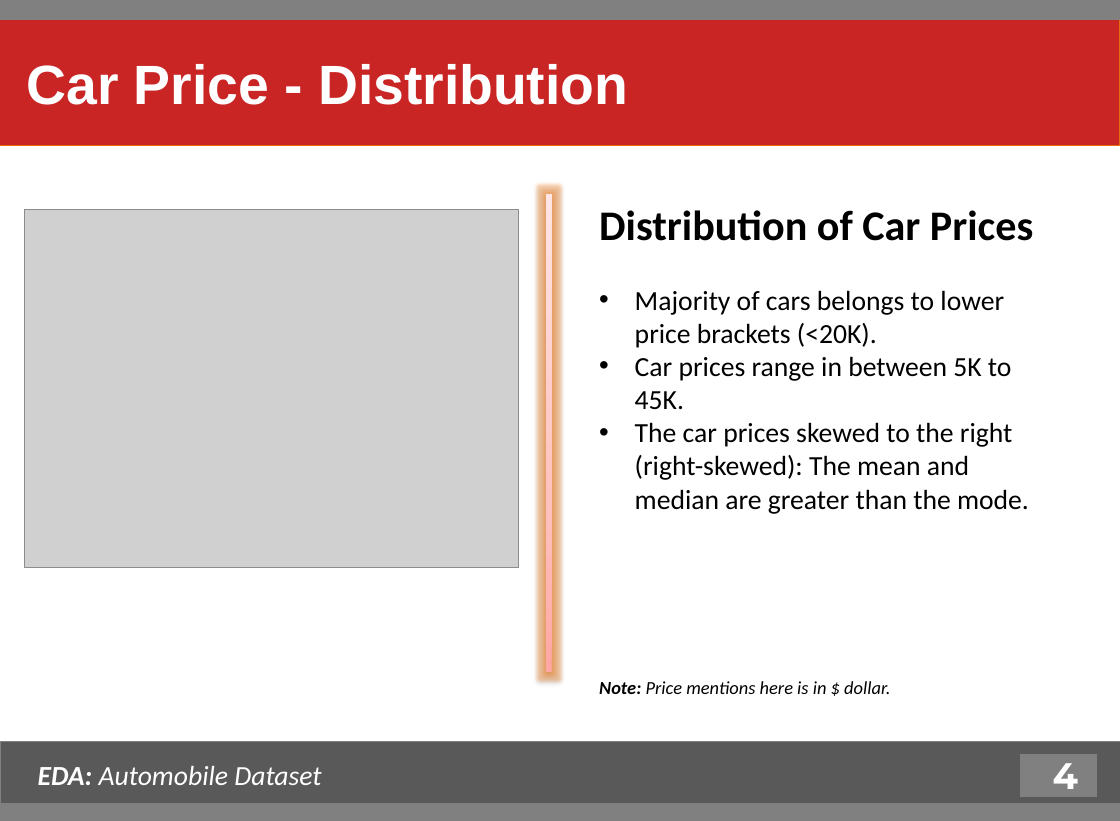
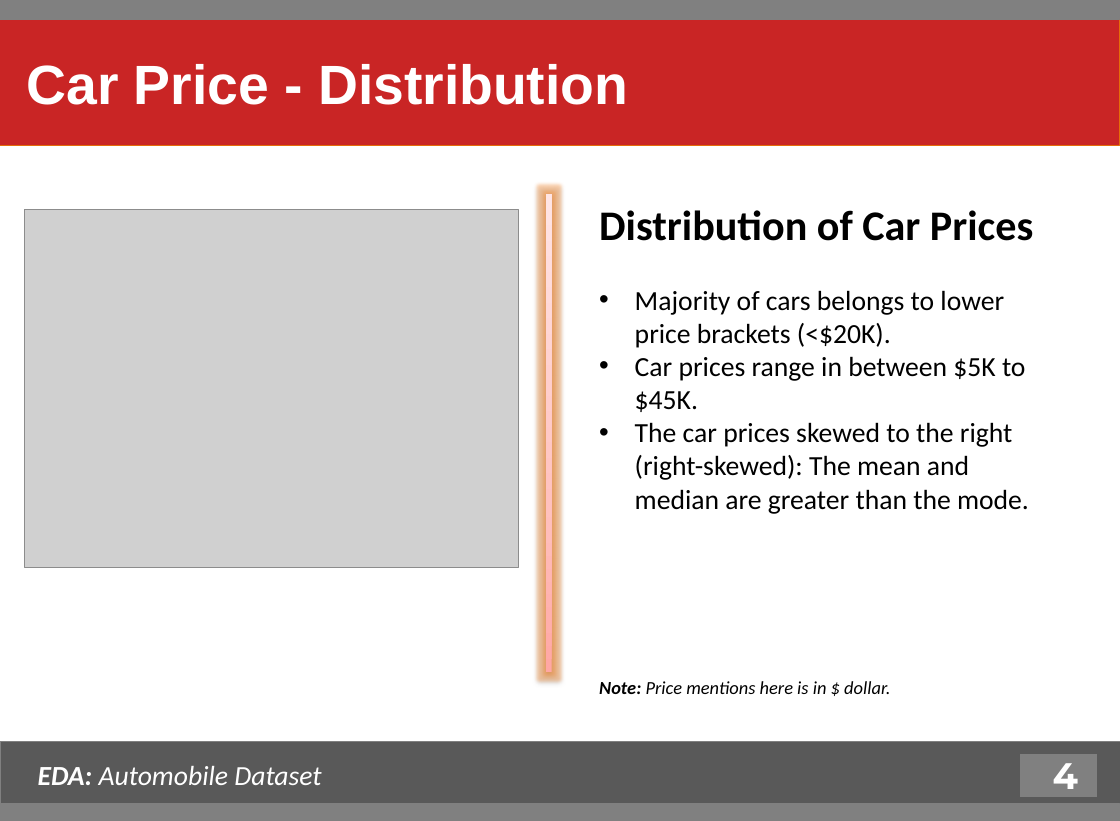
Before and after one commit to purnananda/Automobile_EDA, a slide deck: slide 5 of EDA_Automobile_Dataset.pptx. Drawn at 1120x821 pixels with LibreOffice and Linux fonts; fonts in the diff are those of the drawing; grey boxes stand for pictures. Boxes give left, top, right and bottom in pixels: in the first picture for what was removed or moved away, otherwise in the second. Text is boxed around its words. In the diff, an @@ line names an element or a change of style, - is before the commit and + after.

```diff
--- a/EDA_Automobile_Dataset.pptx
+++ b/EDA_Automobile_Dataset.pptx
@@ text at (635, 290, 1026, 412): text changed @@
-• Majority of cars belongs to lower price brackets (<20K).
-• Car prices range in between 5K to 45K.
+• Majority of cars belongs to lower price brackets (<$20K).
+• Car prices range in between $5K to $45K.
```
Also in this commit, not shown: 10 other slides changed, 1 slide added, 1 other file.
